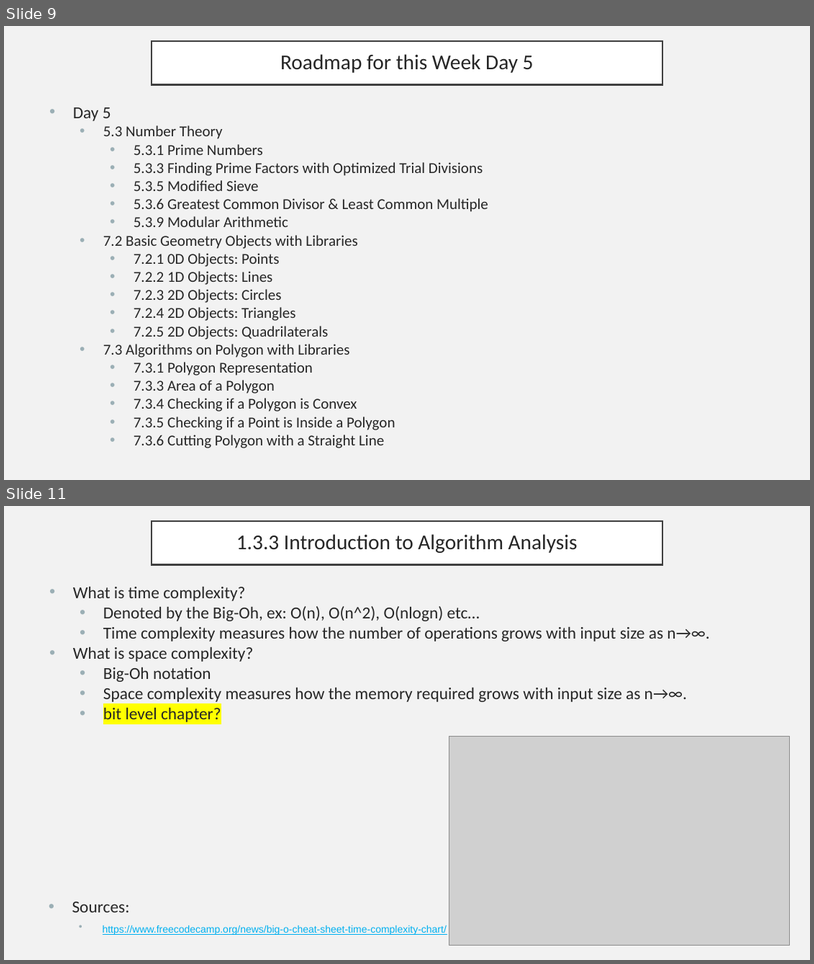
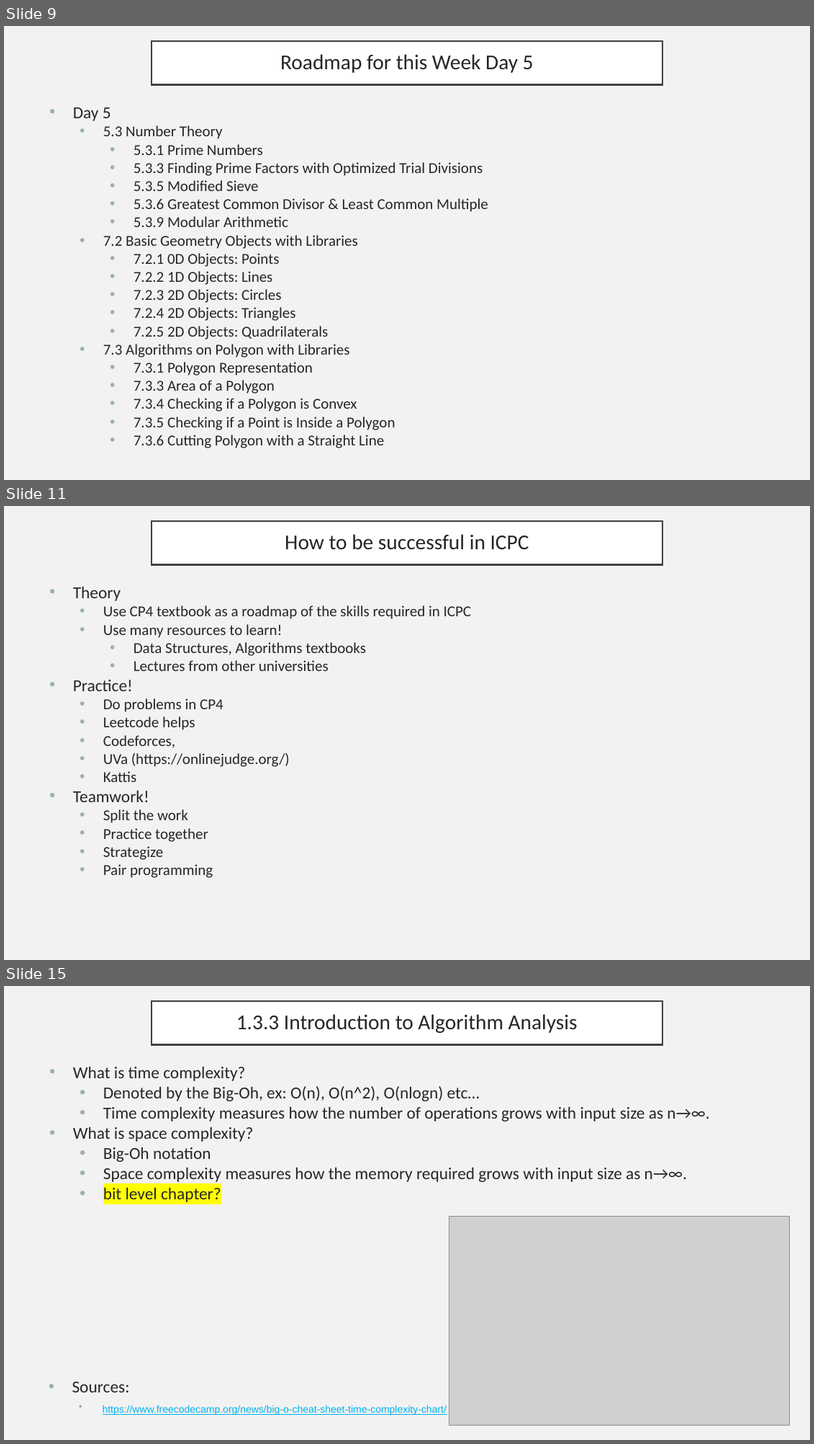
Before and after one commit to ryan-pelchat/competitive-programming-bootcamp-summer-2026, a slide deck: slides/day0_slides.pptx. Shown one above the other, each under a label of ours: slides 9 and 11 before the commit, slides 9, 11 and 15 after it; the slides between them are not shown. The pictures are 814x964 and 814x1444 pixels, drawn with LibreOffice and Linux fonts; fonts in the diff are those of the drawing; grey boxes stand for pictures. Boxes give left, top, right and bottom in pixels: in the first picture for what was removed or moved away, otherwise in the second. Text is boxed around its words. In the diff, an @@ line names an element or a change of style, - is before the commit and + after.

```diff
--- a/slides/day0_slides.pptx
+++ b/slides/day0_slides.pptx
@@ slide 11 added at (4,506,810,960), background #F2F2F2 @@
@@ title added at (152,521,663,565), fill #FFFFFF, outline #404040 2.5 pt, 25.2 pt, text #262626 @@
+How to be successful in ICPC
@@ text added at (73,586,471,878), 18 pt, text #262626 @@
+• Theory
+  • Use CP4 textbook as a roadmap of the skills required in ICPC
+  • Use many resources to learn!
+    • Data Structures, Algorithms textbooks
+    • Lectures from other universities
+• Practice!
+  • Do problems in CP4
+  • Leetcode helps
+  • Codeforces,
+  • UVa (https://onlinejudge.org/)
+  • Kattis
+• Teamwork!
+  • Split the work
+  • Practice together
+  • Strategize
+  • Pair programming
@@ what was slide 11 is now slide 15 @@
```
Also in this commit, not shown: 3 slides changed, 4 other slides added, 1 slide removed, 6 other files.
